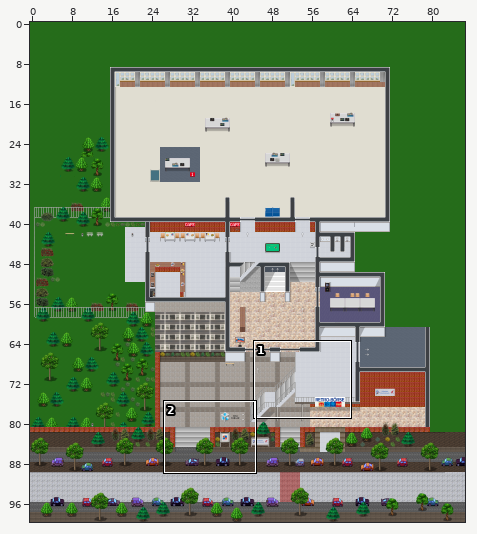
Tiled map (JSON): map/boerse.json. The first picture is a wide view before the edit; the outline marks the close-up.
Close-up. Old version:
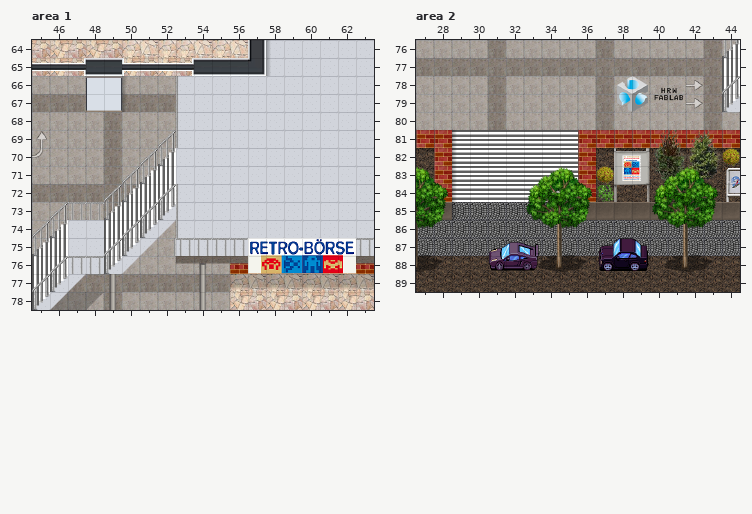
Cells are 32x32 px. Shown: area 1 x 45..63, y 64..78; area 2 x 27..44, y 76..89. The commit also changed other parts of the map, which this record leaves out.
After:
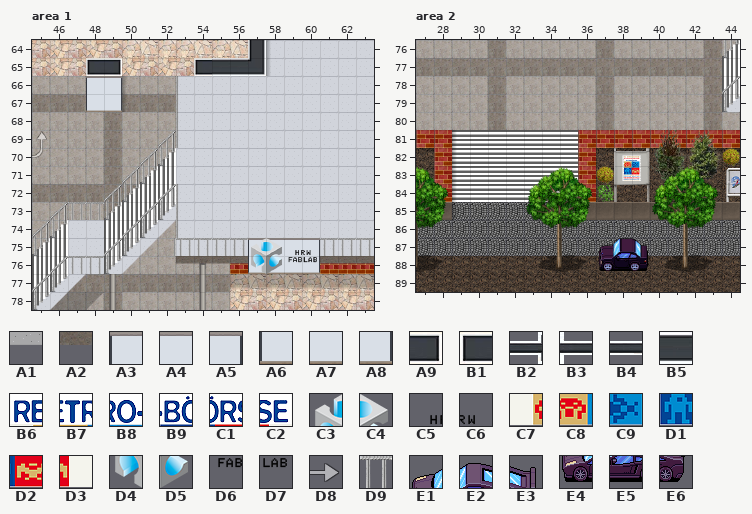
Key: from "Material": A1 43 turned 270, A2 51, A3 98, A4 99, A5 101, A6 112, A7 113, A8 115, A9 120 flipped on the other diagonal, B1 120 turned 270, B2 126, B3 128, B4 129, B5 161; from "Schrift": B6 0, B7 1, B8 2, B9 3, C1 4, C2 5, C3 8, C4 9, C5 10, C6 11, C7 14, C8 15, C9 16, D1 17, D2 18, D3 19, D4 22, D5 23, D6 24, D7 25, D8 116; from "vb_draussen": D9 31; from "vb_raume": E1 143, E2 144, E3 145, E4 157, E5 158, E6 159.
__ is an empty cell, ## one hidden under a higher layer, .. an unchanged one.
The exact change:
--- layer "Wände", area 1
@@ x 57..62 @@
-76 A1 A1 A1 A1 A1 A1
+76 ## ## ## ## A2 A2
--- layer "override", area 1
@@ x 45..54 @@
-65 B4 B4 B2 B5 B5 B3 B4 B4 B2 B5
+65 __ __ __ B1 A9 __ __ __ __ B1
@@ x 57..60 @@
-75 ## __ __ __
-76 __ __ __ __
+75 A3 A4 A4 A5
+76 A6 A7 A7 A8
--- layer "override2", area 1
@@ x 57..62 @@
-75 B6 B7 B8 B9 C1 C2
-76 C7 C8 C9 D1 D2 D3
+75 C3 C4 C5 C6 D9 D9
+76 D4 D5 D6 D7 __ __
--- layer "Wände", area 2
@@ x 38..42 @@
-78 C3 C4 C5 C6 D8
-79 D4 D5 D6 D7 D8
+78 __ __ __ __ __
+79 __ __ __ __ __
--- layer "override", area 2
@@ x 31..33 @@
-87 E1 E2 E3
-88 E4 E5 E6
+87 __ __ __
+88 __ __ __
